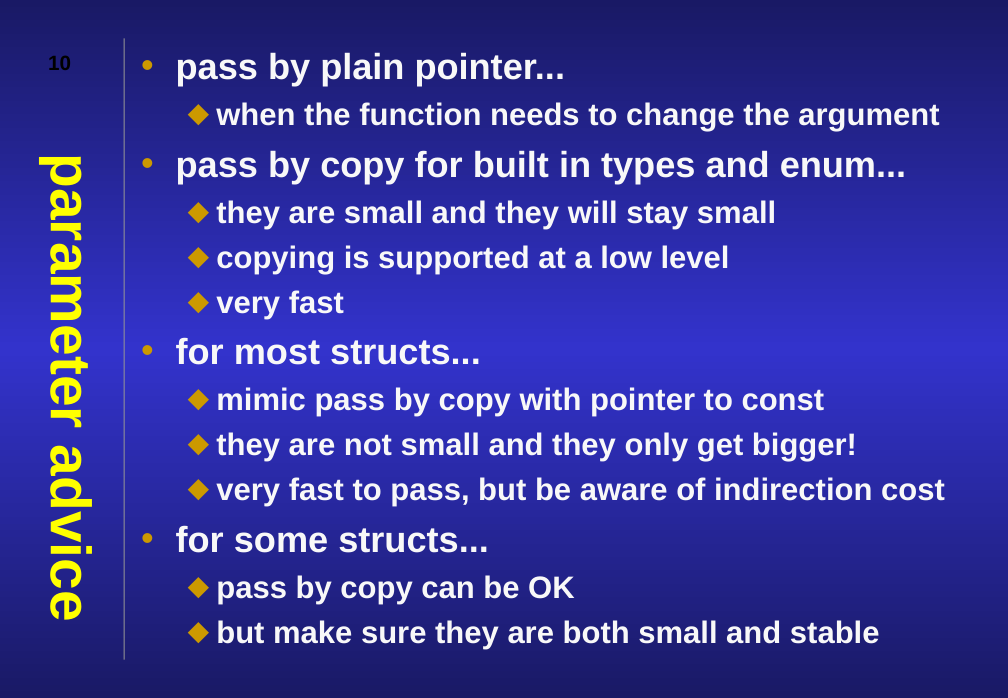
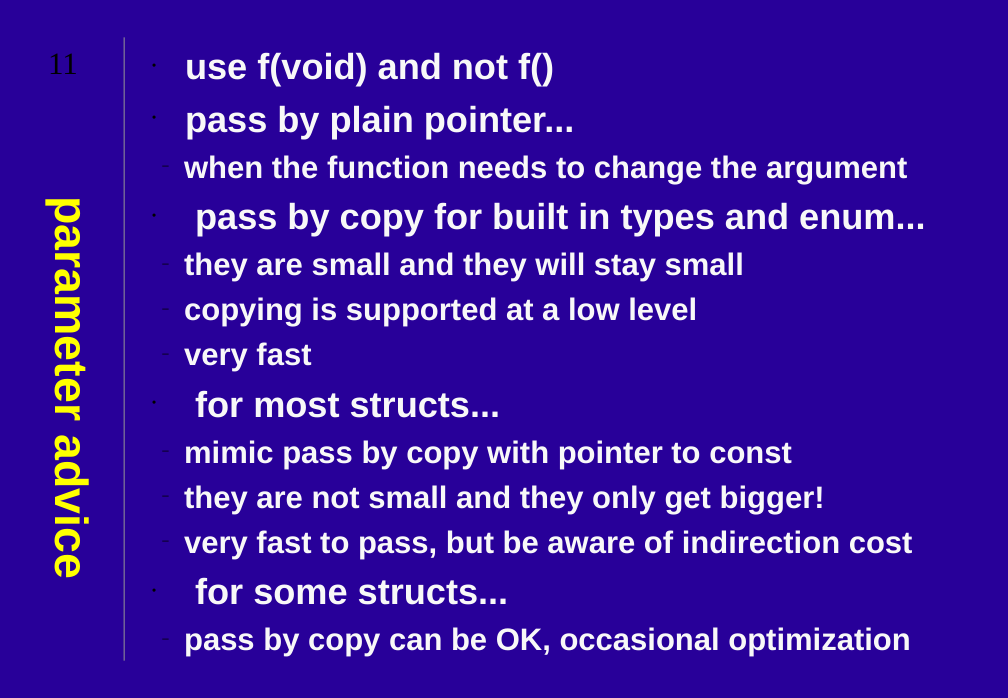
Before and after one commit to JonJagger/two-day-courses, a slide deck: slide 11 of cf/06 Functions and Program Structure.ppt (slide 10 before the commit). Drawn at 1008x698 pixels with LibreOffice and Linux fonts; fonts in the diff are those of the drawing. Boxes give left, top, right and bottom in pixels: in the first picture for what was removed or moved away, otherwise in the second. Text is boxed around its words. In the diff, an @@ line names an element or a change of style, - is before the commit and + after.

```diff
--- a/cf/06 Functions and Program Structure.ppt
+++ b/cf/06 Functions and Program Structure.ppt
@@ background gradient #191965 to #3333CC to #280099 @@
@@ page number at [48, 53, 78, 74]: text changed; size 16 to 24 pt; font Arial to Times New Roman; bold off @@
-10
+11
@@ text at [185, 52, 554, 86]: paragraph added @@
+• use f(void) and not f()
@@ title "parameter advice" at [45, 218, 97, 575]: size 44 to 36 pt @@
@@ text at [184, 105, 925, 605]: indent changed; bullet colour #CC9900 to #000000; bullet ⬥ to – @@
@@ text at [184, 627, 910, 657]: text changed @@
-  ⬥ pass by copy can be OK
-  ⬥ but make sure they are both small and stable
+  – pass by copy can be OK, occasional optimization
```
Also in this commit, not shown: 23 other slides changed, 3 slides added, 1 slide removed, 17 other files.
